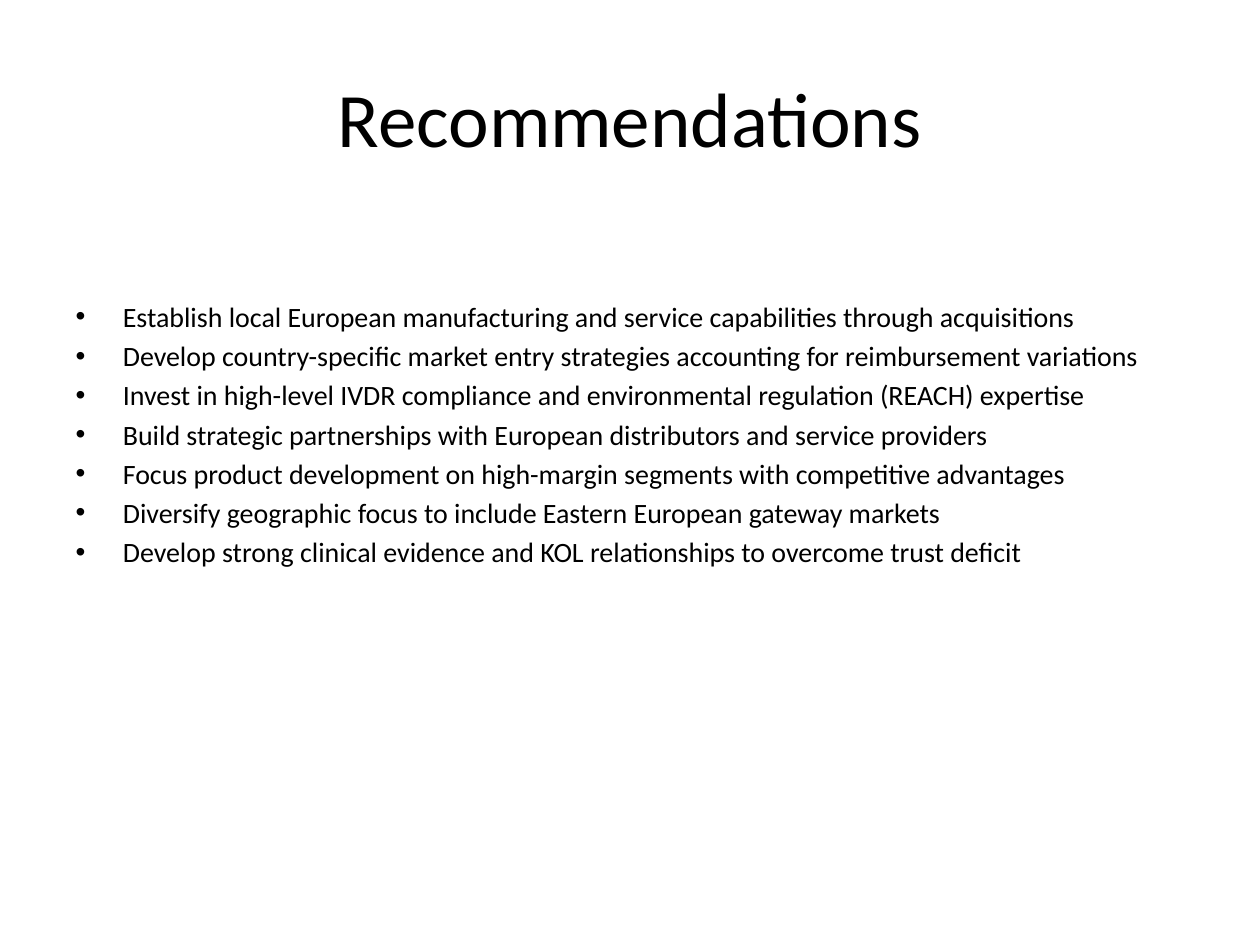
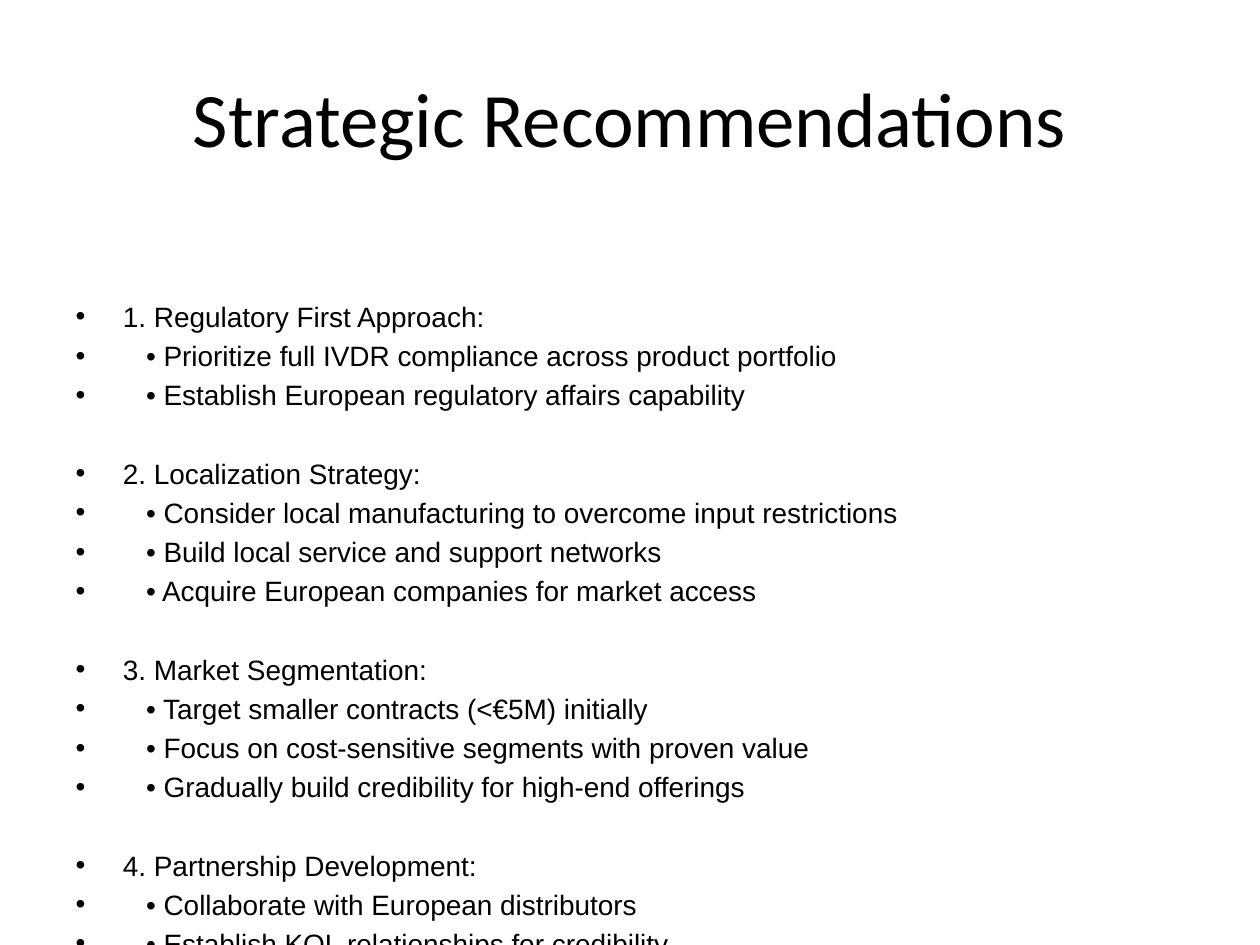
Before and after one commit to mariswarycharan/Desk_Research_Automation, a slide deck: slide 13 of ppts/european_ivd_market_analysis.pptx. Drawn at 1260x945 pixels with LibreOffice and Linux fonts; fonts in the diff are those of the drawing. Boxes give left, top, right and bottom in pixels: in the first picture for what was removed or moved away, otherwise in the second. Text is boxed around its words. In the diff, an @@ line names an element or a change of style, - is before the commit and + after.

```diff
--- a/ppts/european_ivd_market_analysis.pptx
+++ b/ppts/european_ivd_market_analysis.pptx
@@ title at (193, 93, 1065, 161): text changed @@
-Recommendations
+Strategic Recommendations
@@ text at (123, 306, 897, 920): text changed; font Calibri to Arial @@
-• Establish local European manufacturing and service capabilities through acquisitions
-• Develop country-specific market entry strategies accounting for reimbursement variations
-• Invest in high-level IVDR compliance and environmental regulation (REACH) expertise
-• Build strategic partnerships with European distributors and service providers
-• Focus product development on high-margin segments with competitive advantages
-• Diversify geographic focus to include Eastern European gateway markets
-• Develop strong clinical evidence and KOL relationships to overcome trust deficit
+• 1. Regulatory First Approach:
+• • Prioritize full IVDR compliance across product portfolio
+• • Establish European regulatory affairs capability
+• 2. Localization Strategy:
+• • Consider local manufacturing to overcome input restrictions
+• • Build local service and support networks
+• • Acquire European companies for market access
+• 3. Market Segmentation:
+• • Target smaller contracts (<€5M) initially
+• • Focus on cost-sensitive segments with proven value
+• • Gradually build credibility for high-end offerings
+• 4. Partnership Development:
+• • Collaborate with European distributors
+• • Establish KOL relationships for credibility
+• • Partner with local service providers
```
Also in this commit, not shown: 8 other slides changed, 6 slides added, 6 slides removed, 10 other files.
